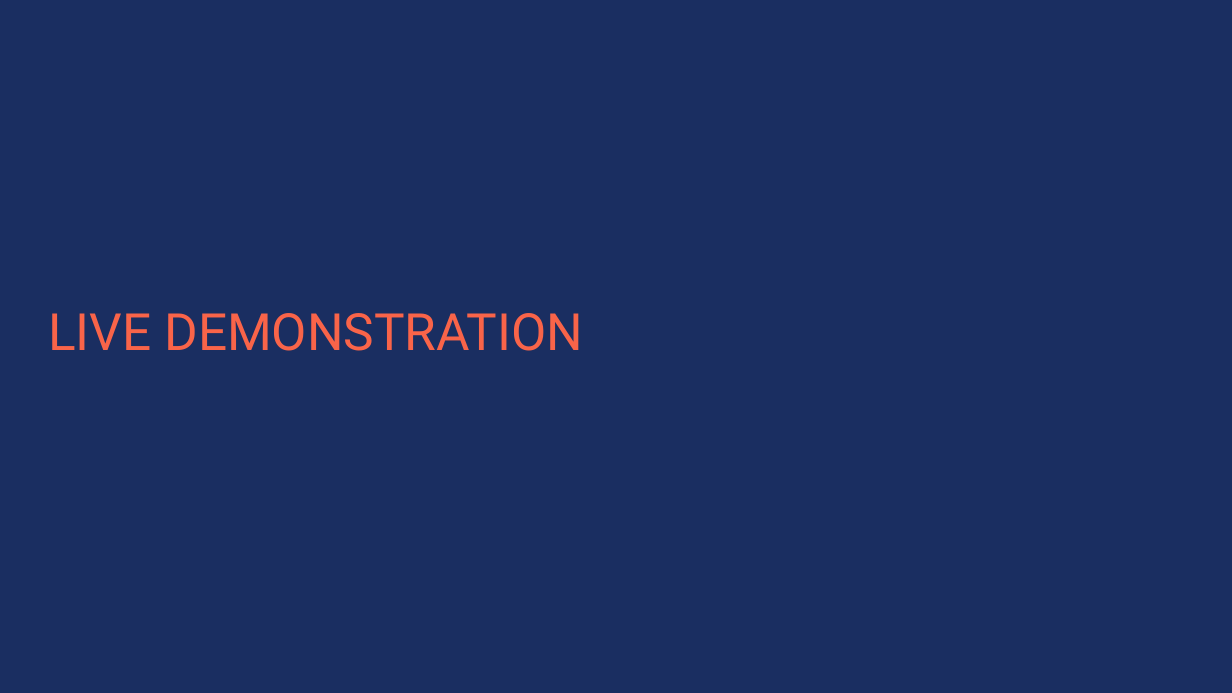
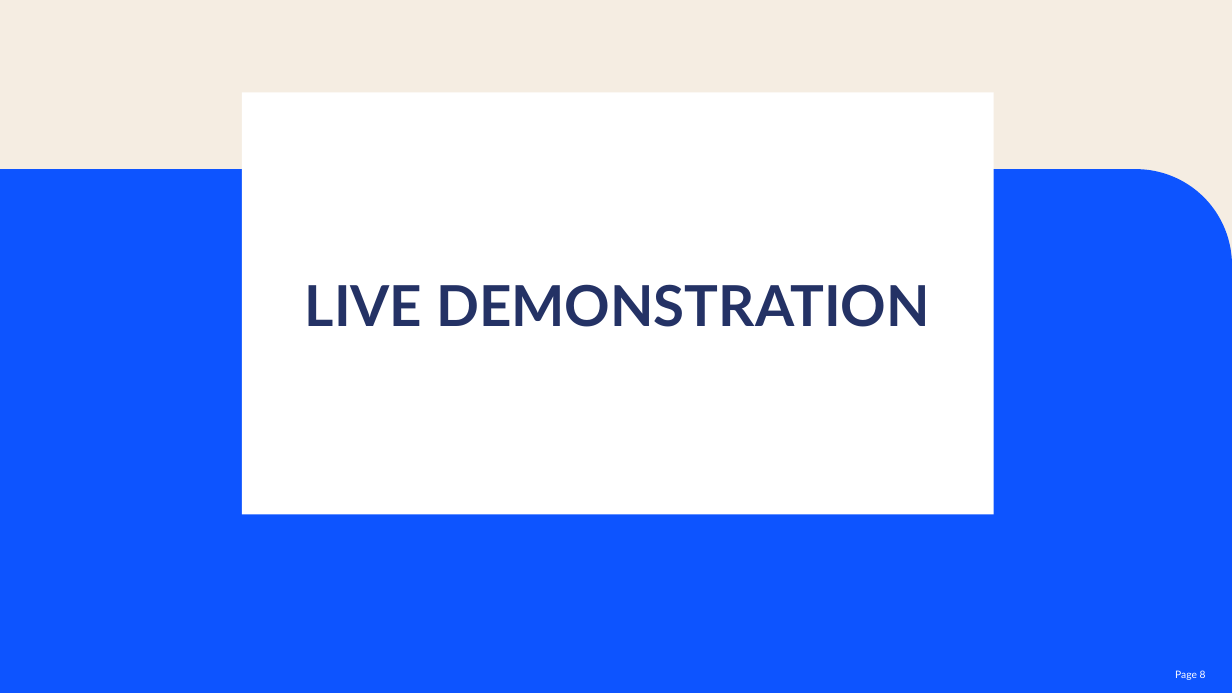
Before and after one commit to Tunir10Chaudhuri/Case_Study_Group_4, a slide deck: slide 8 of Case_Study_Group_4.pptx. Drawn at 1232x693 pixels with LibreOffice and Linux fonts; fonts in the diff are those of the drawing; background and template pictures are left out. Boxes give left, top, right and bottom in pixels: in the first picture for what was removed or moved away, otherwise in the second. Text is boxed around its words. In the diff, an @@ line names an element or a change of style, - is before the commit and + after.

```diff
--- a/Case_Study_Group_4.pptx
+++ b/Case_Study_Group_4.pptx
@@ background #1A2E61 to #F5EDE2 @@
@@ rectangle "LIVE DEMONSTRATION": place and size @@
-rectangle "LIVE DEMONSTRATION" at (48, 313, 583, 351)
+rectangle "LIVE DEMONSTRATION" at (242, 92, 994, 515)
@@ rectangle "LIVE DEMONSTRATION" at (242, 92, 994, 515): size 40 to 44 pt, font Roboto to Lato, text colour #F96449 to #243265, letter outline none to #FFFFFF 1.06 pt, bold on; alignment left to centre; line spacing 0.85 to 1; vertical alignment top to middle; fill none to #FFFFFF @@
@@ round rect added at (0, 169, 1232, 693), fill #0D54FF @@
@@ page number added at (1175, 670, 1206, 680), 8 pt, text #FFFFFF @@
+Page 8
```
Also in this commit, not shown: 9 other slides changed, 2 slides added, 1 slide removed.
